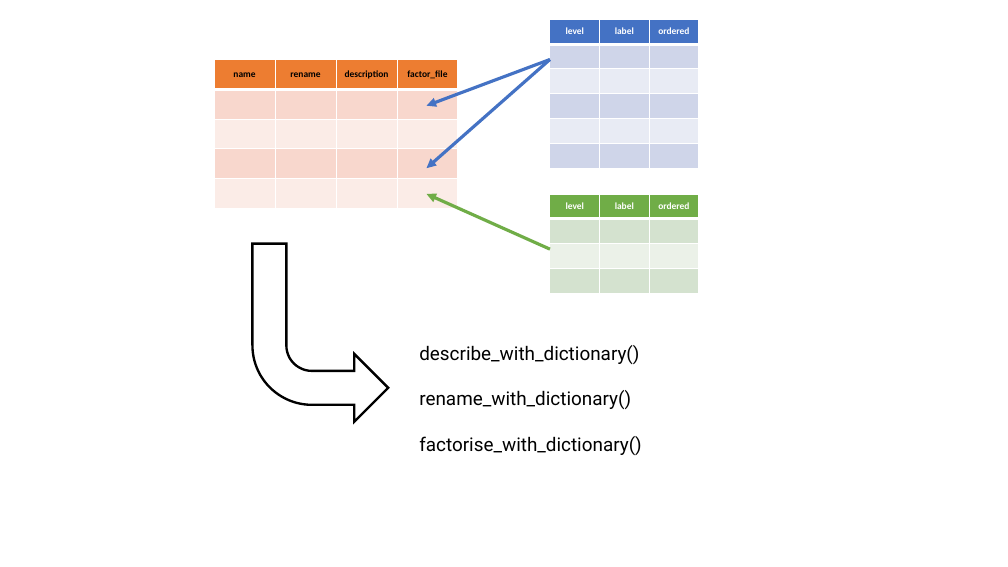
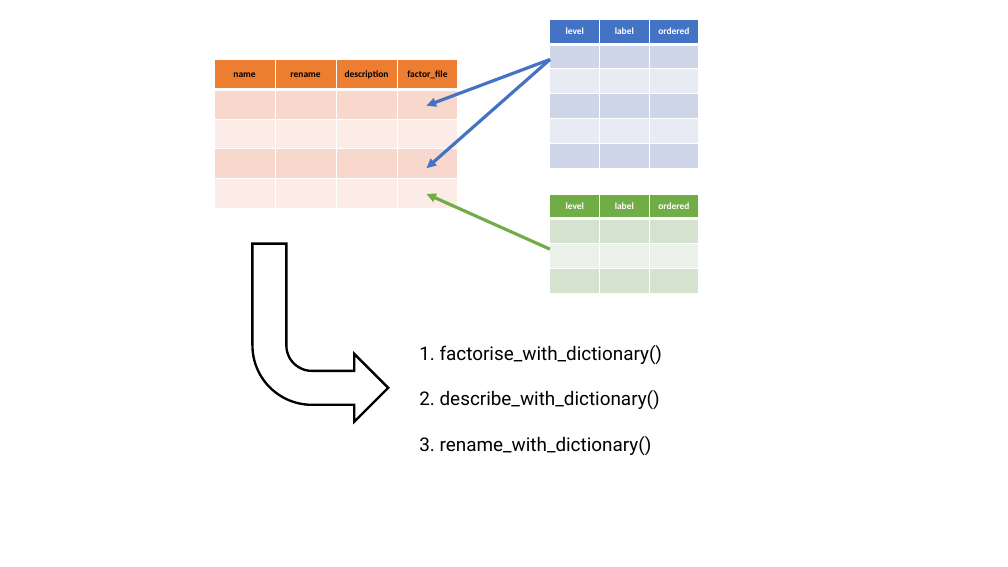
Before and after one commit to DesiQuintans/tsv2label, a slide deck: slide 1 of data-raw/Presentation1.pptx. Drawn at 1008x567 pixels with LibreOffice and Linux fonts; fonts in the diff are those of the drawing. Boxes give left, top, right and bottom in pixels: in the first picture for what was removed or moved away, otherwise in the second. Text is boxed around its words. In the diff, an @@ line names an element or a change of style, - is before the commit and + after.

```diff
--- a/data-raw/Presentation1.pptx
+++ b/data-raw/Presentation1.pptx
@@ text at <box>419,345,662,455</box>: text changed @@
-describe_with_dictionary()
-rename_with_dictionary()
-factorise_with_dictionary()
+1. factorise_with_dictionary()
+2. describe_with_dictionary()
+3. rename_with_dictionary()
```
Also in this commit, not shown: 1 other file.
